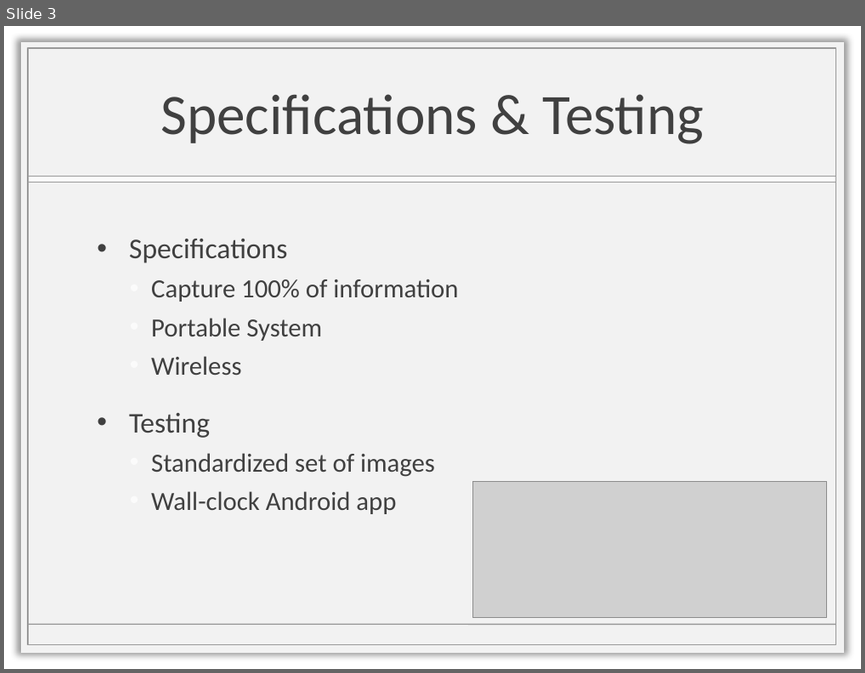
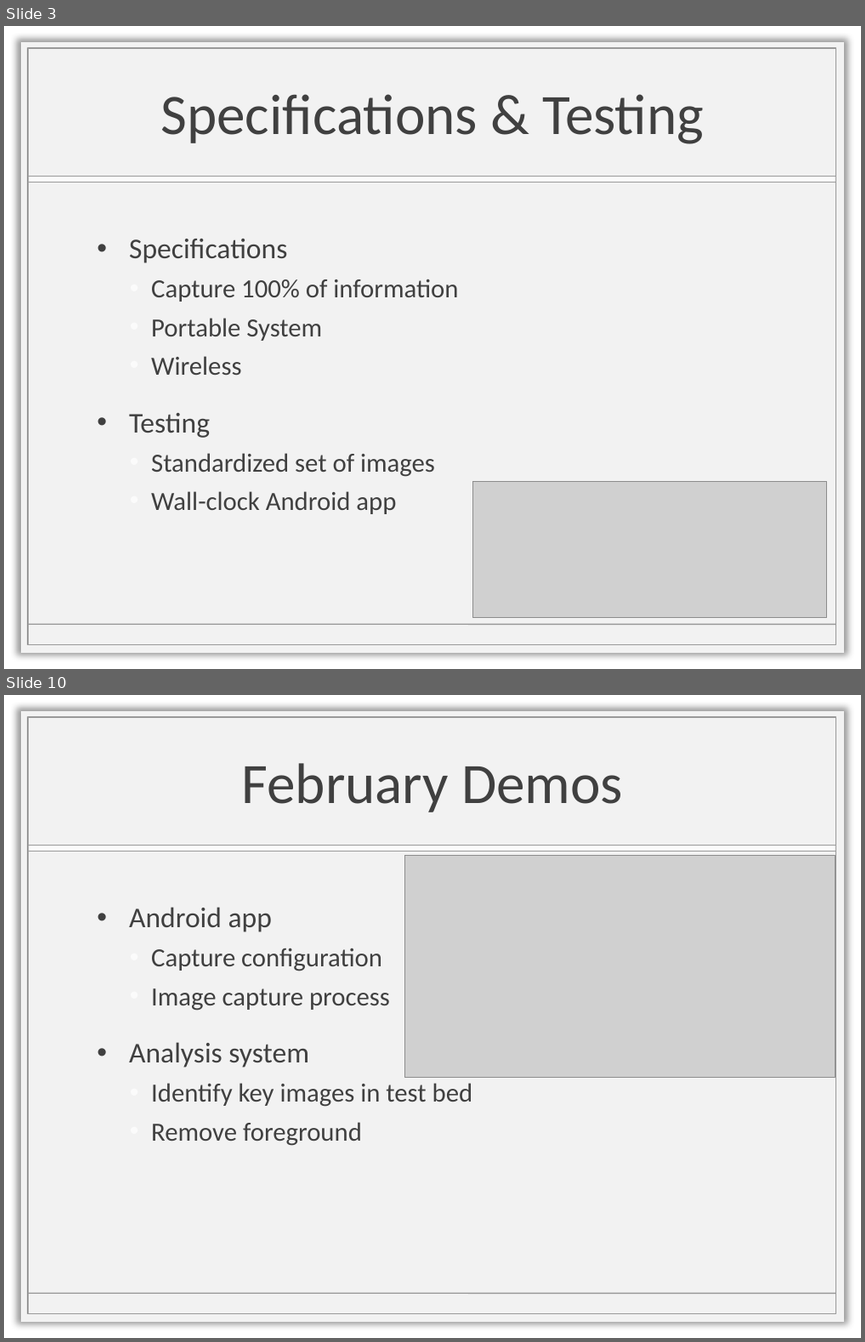
Before and after one commit to griffindunn/ProPANE, a slide deck: EOS/Panel3.pptx. Shown one above the other, each under a label of ours: slide 3 before the commit, slides 3 and 10 after it; the slides between them are not shown. The pictures are 865x673 and 865x1342 pixels, drawn with LibreOffice and Linux fonts; fonts in the diff are those of the drawing; grey boxes stand for pictures; background and template pictures are left out. Boxes give left, top, right and bottom in pixels: in the first picture for what was removed or moved away, otherwise in the second. Text is boxed around its words. In the diff, an @@ line names an element or a change of style, - is before the commit and + after.

Commit message:
finished powerpoint

```diff
--- a/EOS/Panel3.pptx
+++ b/EOS/Panel3.pptx
@@ slide 10 added at (4, 695, 861, 1338), background picture (left out); not listed: 4 template elements that a slide beside it also shows @@
@@ title added at (242, 763, 623, 812), 48 pt, text #404040 @@
+February Demos
@@ picture added at (405, 855, 835, 1077) @@
@@ text added at (129, 907, 473, 1145), 22 pt, text #404040 @@
+• Android app
+  • Capture configuration
+  • Image capture process
+• Analysis system
+  • Identify key images in test bed
+  • Remove foreground
```
Also in this commit, not shown: 1 slide changed, 7 other slides added, 2 other files.
